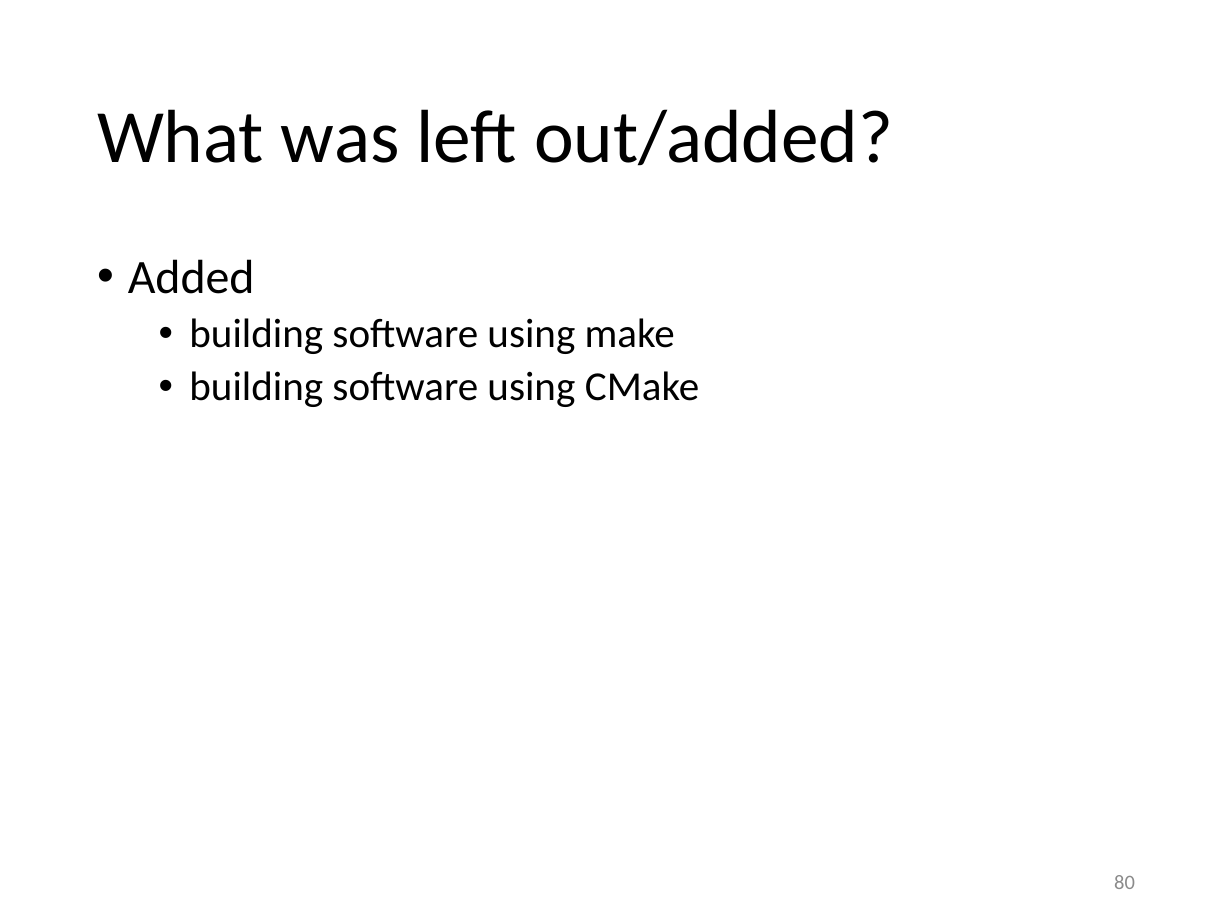
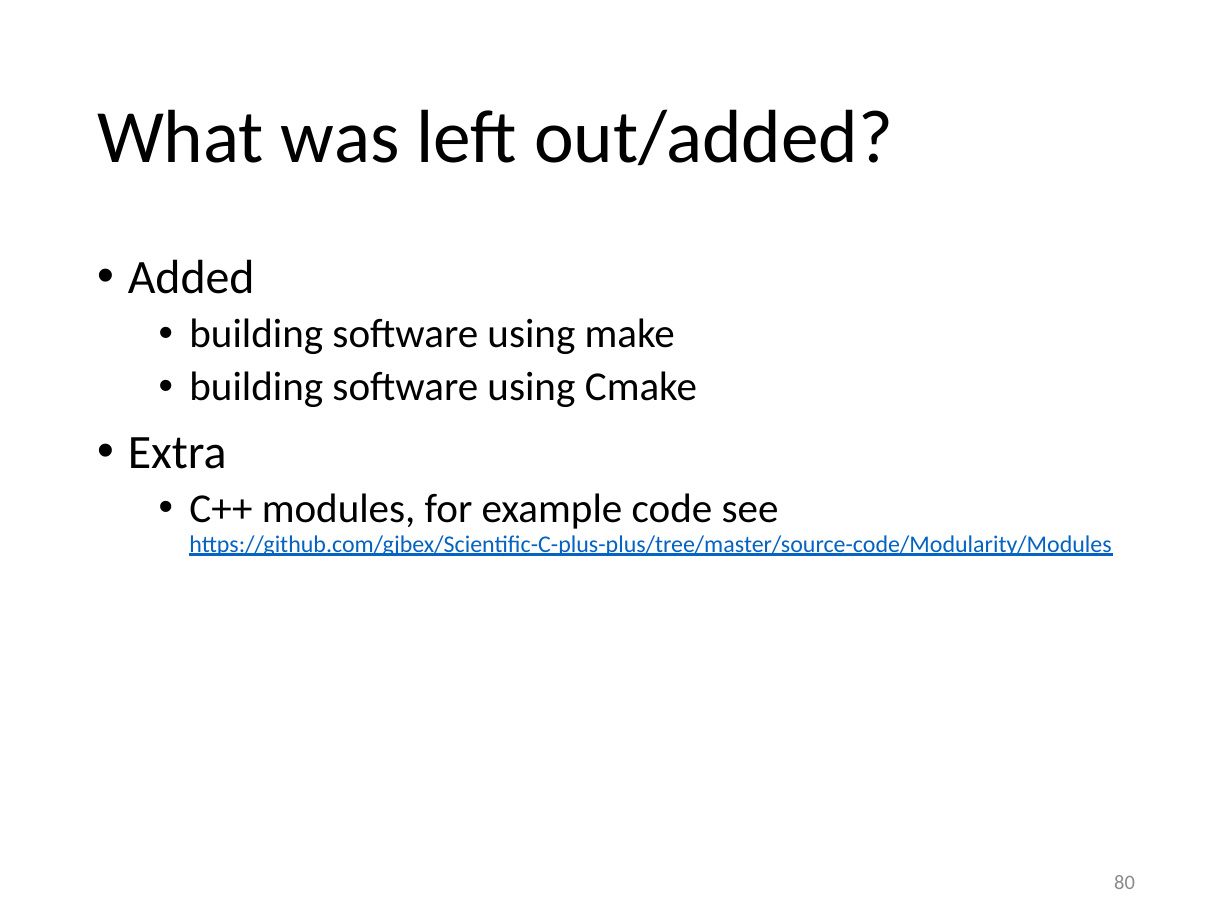
Before and after one commit to gjbex/Scientific-C-plus-plus, a slide deck: slide 80 of scientific_cpp.pptx. Drawn at 1232x924 pixels with LibreOffice and Linux fonts; fonts in the diff are those of the drawing. Boxes give left, top, right and bottom in pixels: in the first picture for what was removed or moved away, otherwise in the second. Text is boxed around its words. In the diff, an @@ line names an element or a change of style, - is before the commit and + after.

Commit message:
Add link to C++ modules example

```diff
--- a/scientific_cpp.pptx
+++ b/scientific_cpp.pptx
@@ text at [128, 371, 1111, 556]: text changed; size 24 to 14 pt; text colour #000000 to #0563C1 @@
-  • building software using CMake
+  • building software using Cmake
+• Extra
+  • C++ modules, for example code see
+    https://github.com/gjbex/Scientific-C-plus-plus/tree/master/source-code/Modularity/Modules
```
